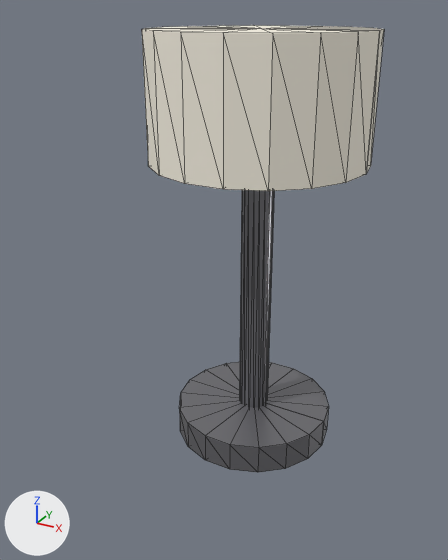
Before and after pictures for a commit that changed the glTF model storage/picture/mocan-52.glb.
Both versions are drawn from a 50 mm lens placed at (0.243, -0.507, 0.416), pointed at (-0.017, -0.035, 0.18). Lighting does not change. The marker at lower left points along +X, +Y and +Z. The picture after the commit comes second. Mesh edges are drawn as thin lines. Vertices at exactly the same position are counted once.

In view in the first picture: 'furniture'.
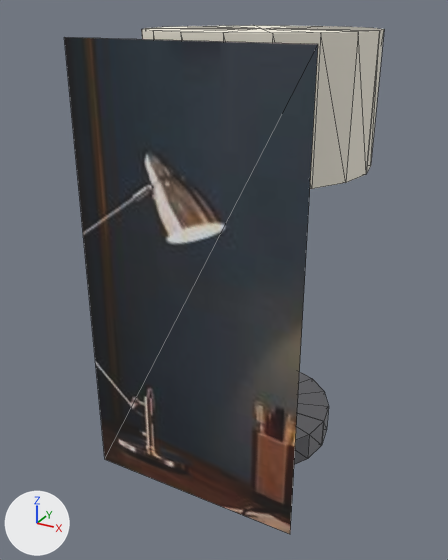
Boxes [x1, y1, x2, y2] around the edits, measured in the pictures (448 x 560 px):
'furniture', reshaped (32% wider, 14% taller)
    before: [142, 25, 384, 472]
    after: [64, 25, 384, 534]
part 1 of me_mesh_0, added
    after: [64, 37, 318, 534]

The change, as a list of edits to the scene's bpy script:
```text
Add img_image_0:
    img_image_0 = load_image('Image_0', '_unpacked/Image_0', 220, 220, 'sRGB')
Add mat_photo:
    mat_photo = principled_material('photo')
    mat_photo.texture = img_image_0
    mat_photo.roughness = 0.85
Change me_mesh_0:
    used by ob_furniture; location = (0.0, 0.0, 0.0)
    verts and faces of me_mesh_0; kept vertices keep their numbers, new ones are numbered from 118
    remove me_mesh_0.from_pydata(...)  # 118 vertices, 216 faces; spans x -0.1..0.1, y -0.098..0.098, z 0.0..0.4
    add me_mesh_0.from_pydata(...)  # 122 vertices, 218 faces; spans x -0.1..0.1, y -0.13..0.098, z 0.0..0.4
    me_mesh_0 part 1
    add verts[118] = (-0.1, -0.13, 0.004)  # pixel (104, 459)
    add verts[119] = (0.1, -0.13, 0.004)  # pixel (290, 534)
    add verts[120] = (0.1, -0.13, 0.396)  # pixel (318, 44)
    add verts[121] = (-0.1, -0.13, 0.396)  # pixel (64, 37)
    add faces += [(118, 119, 120), (118, 120, 121)]  # mat_photo (picture img_image_0)
    add me_mesh_0.materials.append(mat_photo)  # picture img_image_0
```
